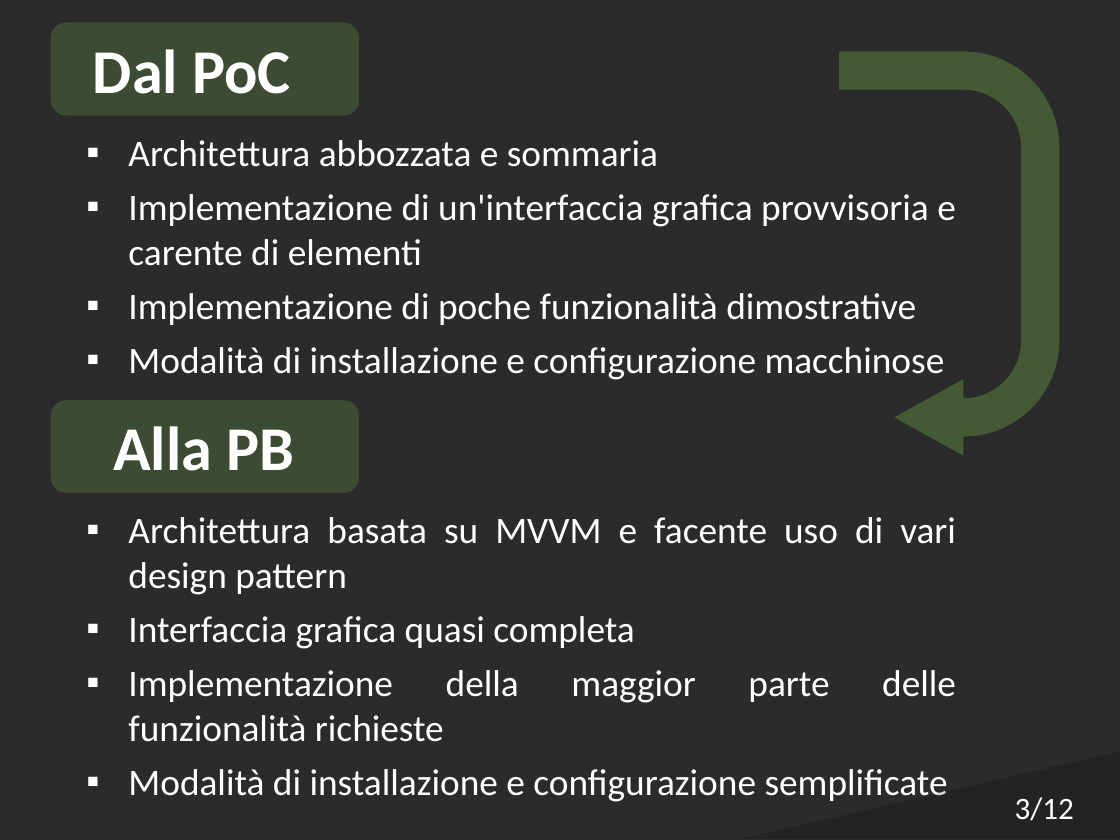
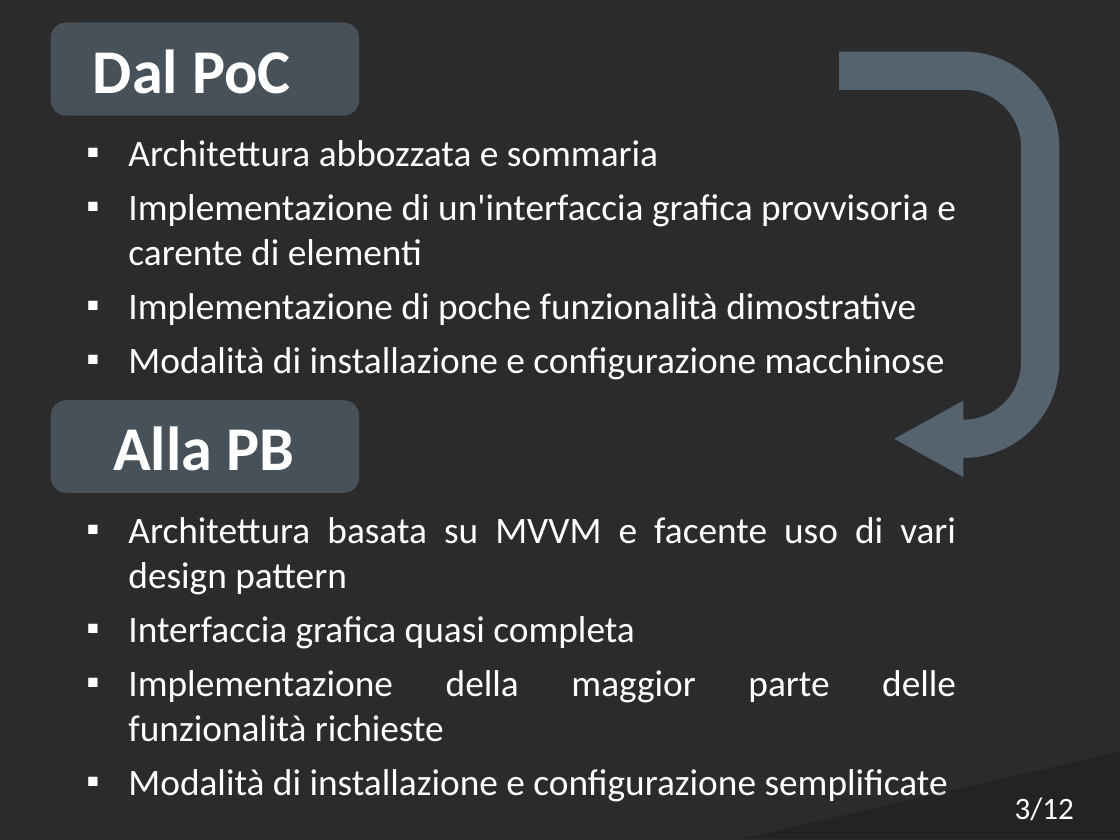
Before and after one commit to Italiaracerx/progettoSWE, a slide deck: slide 3 of Presentazioni/Presentazioni PB/Presentazione PB.pptx. Drawn at 1120x840 pixels with LibreOffice and Linux fonts; fonts in the diff are those of the drawing; background and template pictures are left out; a plain dark background stands for a picture behind light text. Boxes give left, top, right and bottom in pixels: in the first picture for what was removed or moved away, otherwise in the second. Text is boxed around its words. In the diff, an @@ line names an element or a change of style, - is before the commit and + after.

```diff
--- a/Presentazioni/Presentazioni PB/Presentazione PB.pptx
+++ b/Presentazioni/Presentazioni PB/Presentazione PB.pptx
@@ rounded rectangle at (50, 22, 358, 115): fill #70AD47 at 25% opacity to #9DC3E6 at 25% opacity @@
@@ uturn arrow: place and size @@
-uturn arrow at (839, 52, 1060, 456)
+uturn arrow at (839, 52, 1060, 478)
@@ uturn arrow at (839, 52, 1060, 478): fill #70AD47 at 37% opacity to #9DC3E6 at 37% opacity @@
@@ rounded rectangle at (50, 400, 358, 493): fill #70AD47 at 25% opacity to #9DC3E6 at 25% opacity @@
```
Also in this commit, not shown: 11 other slides changed.
